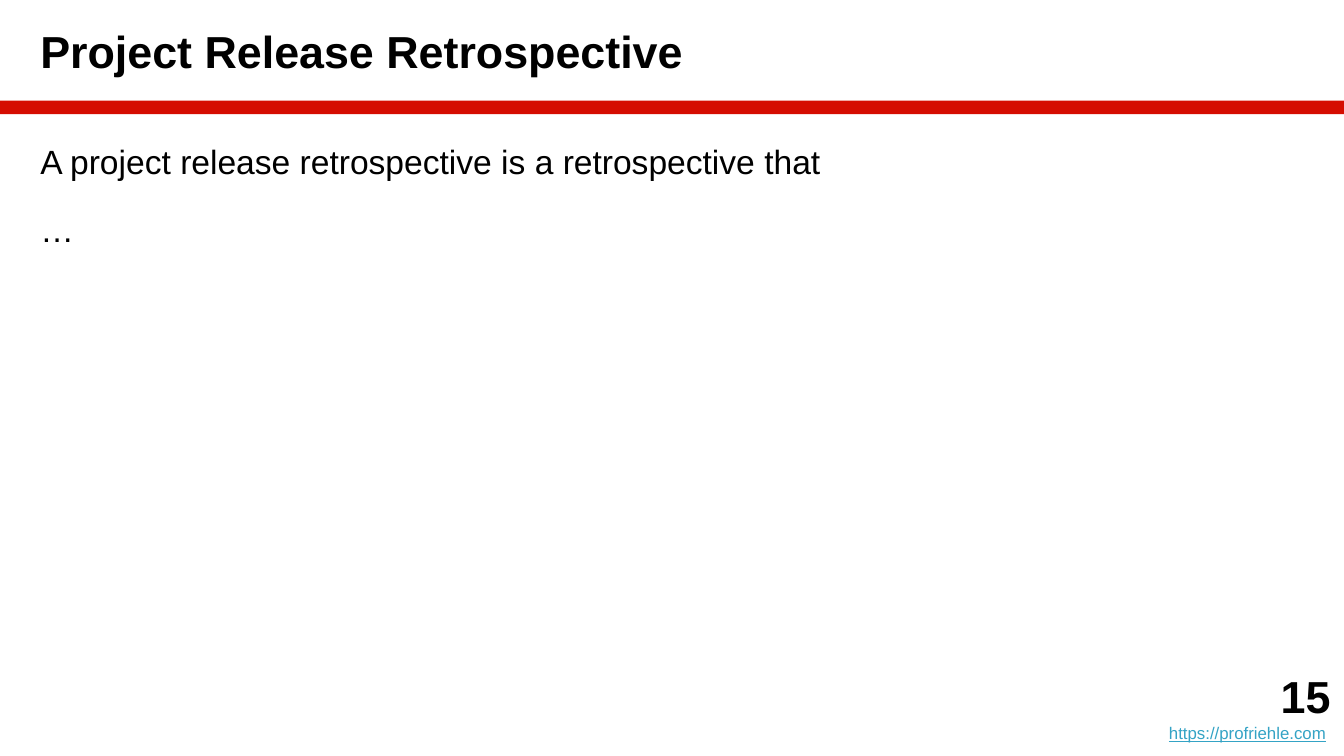
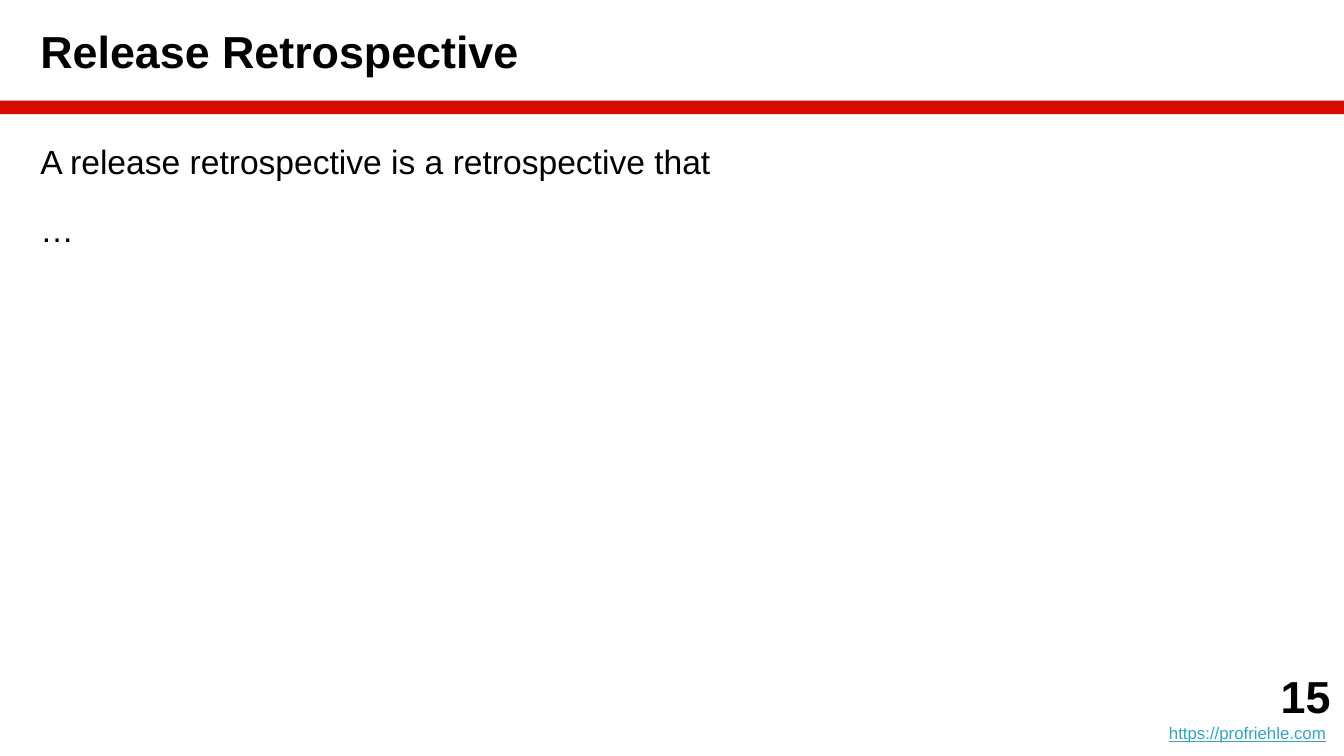
Before and after one commit to dirkriehle/amos-course, a slide deck: slide 15 of Lecture slides/AMOS B06 - Agile Coaching.pptx. Drawn at 1344x756 pixels with LibreOffice and Linux fonts; fonts in the diff are those of the drawing. Boxes give left, top, right and bottom in pixels: in the first picture for what was removed or moved away, otherwise in the second. Text is boxed around its words. In the diff, an @@ line names an element or a change of style, - is before the commit and + after.

```diff
--- a/Lecture slides/AMOS B06 - Agile Coaching.pptx
+++ b/Lecture slides/AMOS B06 - Agile Coaching.pptx
@@ title at [40,35,518,77]: text changed @@
-Project Release Retrospective
+Release Retrospective
@@ text at [40,149,710,180]: text changed @@
-A project release retrospective is a retrospective that
+A release retrospective is a retrospective that
```
Also in this commit, not shown: 8 other slides changed, 13 other files.
